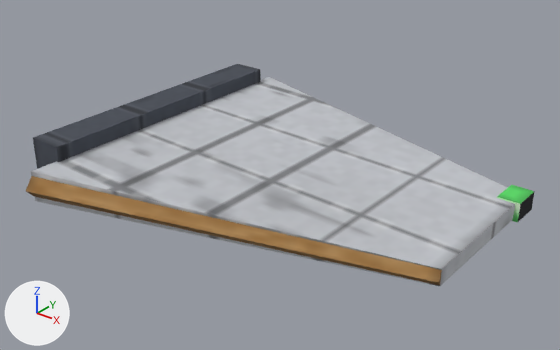
The OBJ model tenebris-rs/assets/models/ship_wing.obj: old version first, new version second.
Camera for both pictures: a 50 mm lens placed at (3.99, -4.65, 2.11), pointed at (1.3, -1.29, 0.03). Lighting does not change. The marker at lower left points along +X, +Y and +Z. The picture after the commit comes second. Where no turn or scale is listed for an object, it has been applied to the vertices.

The scene before the commit, as lines of its bpy script (objects in view):
```python
me_leading_edge = bpy.data.meshes.new('leading_edge')
me_leading_edge.from_pydata(...)  # 8 vertices, 6 faces; spans x 0.18..2.61, y -2.37..-1.61, z -0.07..0.07
me_leading_edge.materials.append(mat_bronze)  # picture img_ship_wing_png
me_root = bpy.data.meshes.new('root')
me_root.from_pydata(...)  # a box spanning x -0.02..0.22, y -2.12..-0.18, z -0.2..0.2
me_root.materials.append(mat_gunmetal)  # picture img_ship_wing_png
me_tip_light = bpy.data.meshes.new('tip_light')
me_tip_light.from_pydata(...)  # a box spanning x 2.49..2.63, y -0.79..-0.59, z -0.06..0.06
me_tip_light.materials.append(mat_green_led)  # picture img_ship_wing_png
ob_leading_edge = bpy.data.objects.new('leading_edge', me_leading_edge)
ob_leading_edge.location = (0.0, 0.0, 0.0)
ob_root = bpy.data.objects.new('root', me_root)
ob_root.location = (0.0, 0.0, 0.0)
ob_tip_light = bpy.data.objects.new('tip_light', me_tip_light)
ob_tip_light.location = (0.0, 0.0, 0.0)
# also in view: 'skin' at (1.4, -1.17, 0.0)
```
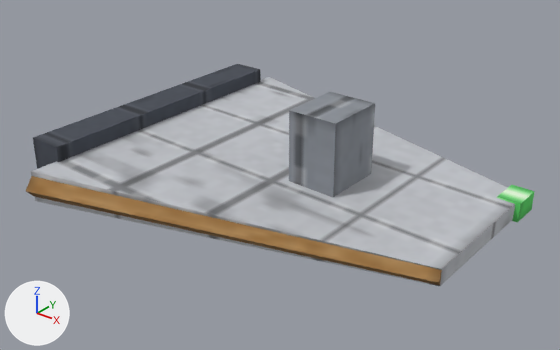
What differs and where, as boxes [x1, y1, x2, y2] in the pictures (560 x 350 px):
```json
{"object": "pylon", "change": "added", "after": [289, 92, 375, 197]}
{"part": 1, "of": "me_tip_light", "change": "surface changed", "before": [498, 185, 535, 223], "after": [498, 185, 535, 223]}
```

Edits to the scene script, one JSON object a line:
```json
{"block": "me_tip_light", "where": "me_tip_light.from_pydata(...)  # 8 vertices, 6 faces; spans x 2.49..2.63, y -0.79..-0.59, z -0.06..0.06"}
{"block": "me_tip_light", "where": "# used by ob_tip_light; location = (0.0, 0.0, 0.0)"}
{"block": "me_tip_light", "change": "me_tip_light part 1: texture (UV) coordinates of 6 of 6 faces, centred in x 2.49..2.63, y -0.79..-0.59, z -0.06..0.06, changed; they spanned u 0.4..0.55, v 0.32..0.35 and now span u 0.34..0.49, v 0.32..0.35"}
{"op": "add", "block": "me_pylon", "code": ["me_pylon = bpy.data.meshes.new('pylon')", "me_pylon.from_pydata(...)  # a box spanning x 1.452..1.772, y -1.396..-0.996, z 0.0..0.52", "me_pylon.materials.append(mat_steel)  # picture img_ship_wing_png"]}
{"op": "add", "block": "ob_pylon", "code": ["ob_pylon = bpy.data.objects.new('pylon', me_pylon)", "ob_pylon.location = (0.0, 0.0, 0.0)"]}
```
